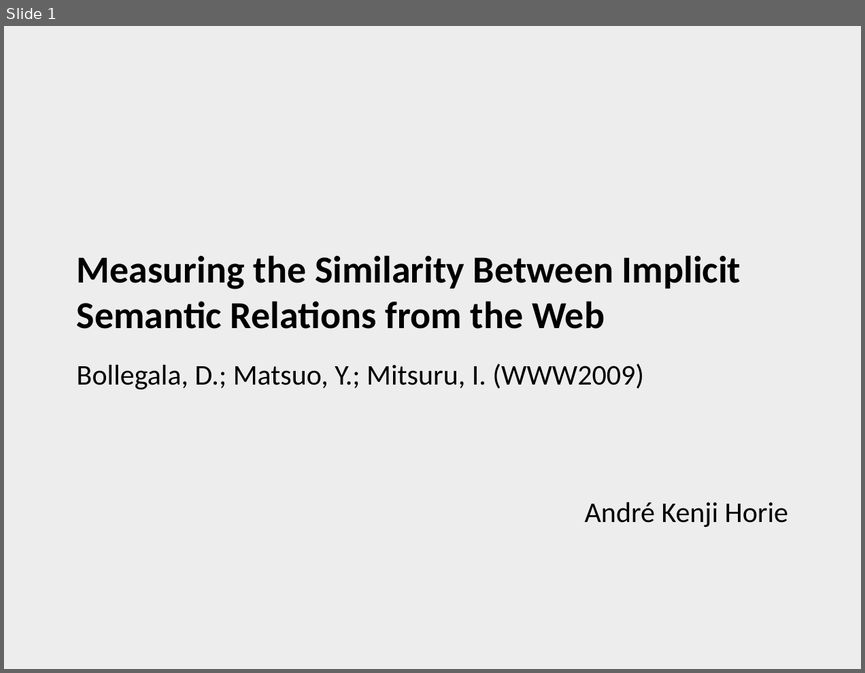
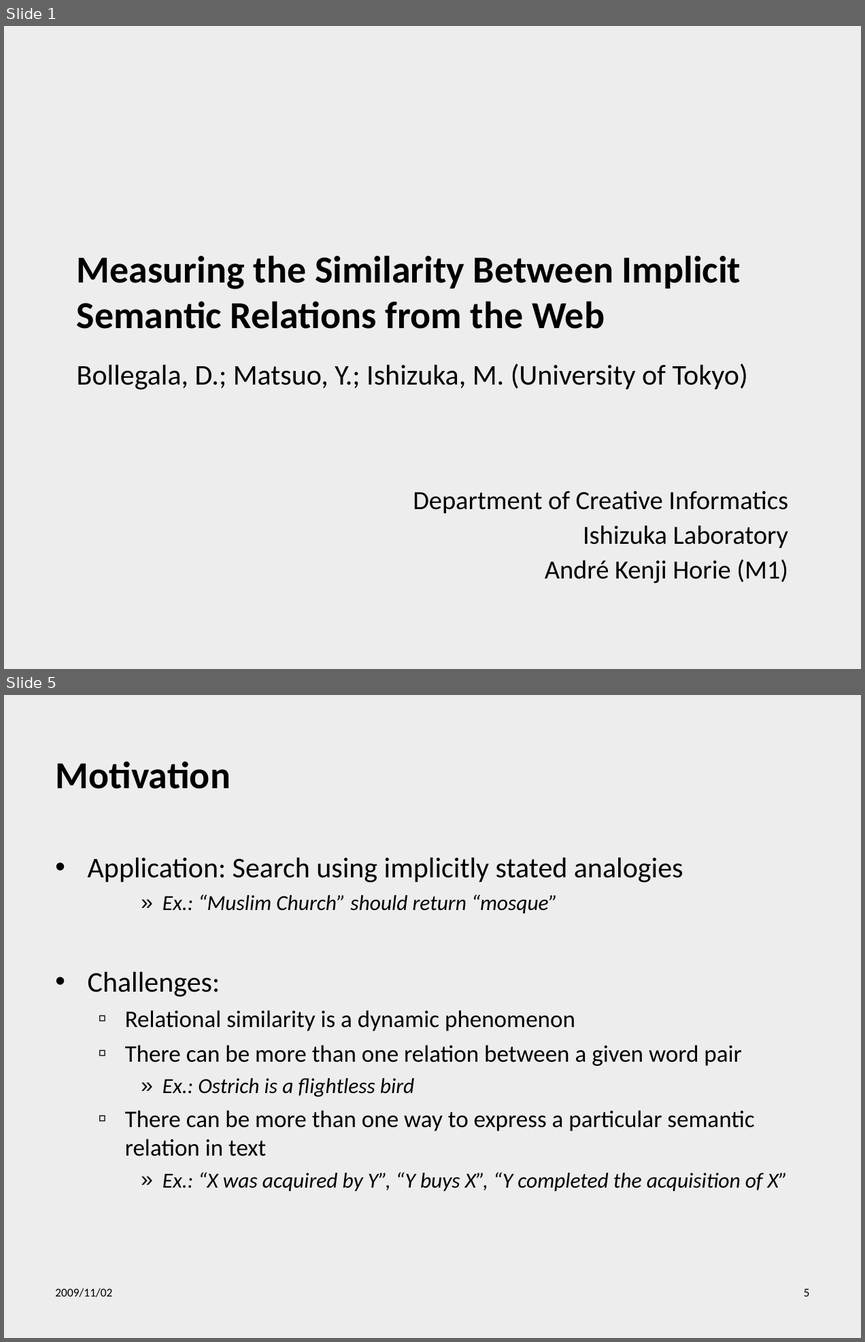
Before and after one commit to henriquekano/horie-dev, a slide deck: 2009.2 ウェブ工学/Relational Similarity.ppt. Shown one above the other, each under a label of ours: slide 1 before the commit, slides 1 and 5 after it; the slides between them are not shown. The pictures are 865x673 and 865x1342 pixels, drawn with LibreOffice and Linux fonts; fonts in the diff are those of the drawing; background and template pictures are left out. Boxes give left, top, right and bottom in pixels: in the first picture for what was removed or moved away, otherwise in the second. Text is boxed around its words. In the diff, an @@ line names an element or a change of style, - is before the commit and + after.

```diff
--- a/2009.2 ウェブ工学/Relational Similarity.ppt
+++ b/2009.2 ウェブ工学/Relational Similarity.ppt
@@ slide 5 added at <box>4,695,861,1338</box>, background picture (left out) @@
@@ title added at <box>55,761,230,789</box>, 32 pt, text #000000, bold @@
+Motivation
@@ text added at <box>88,857,787,1191</box>, 20 pt, text #000000 @@
+• Application: Search using implicitly stated analogies
+    » Ex.: “Muslim Church” should return “mosque”
+• Challenges:
+  ▫ Relational similarity is a dynamic phenomenon
+  ▫ There can be more than one relation between a given word pair
+    » Ex.: Ostrich is a flightless bird
+  ▫ There can be more than one way to express a particular semantic relation in text
+    » Ex.: “X was acquired by Y”, “Y buys X”, “Y completed the acquisition of X”
@@ text added at <box>55,1288,112,1297</box>, 10 pt, text #000000 @@
+2009/11/02
@@ page number added at <box>804,1288,810,1296</box>, 10 pt, text #000000 @@
+5
@@ slide 1 changed as well @@
@@ title at <box>77,255,748,390</box>: text changed @@
-Measuring the Similarity Between Implicit Semantic Relations from the Web
-Bollegala, D.; Matsuo, Y.; Mitsuru, I. (WWW2009)
+Measuring the Similarity Between Implicit Semantic Relations from the Web
+Bollegala, D.; Matsuo, Y.; Ishizuka, M. (University of Tokyo)
@@ subtitle at <box>413,490,788,583</box>: text changed; size 24 to 22 pt @@
-André Kenji Horie
+Department of Creative Informatics
+Ishizuka Laboratory
+André Kenji Horie (M1)
```
Also in this commit, not shown: 3 other slides changed, 17 other slides added.
